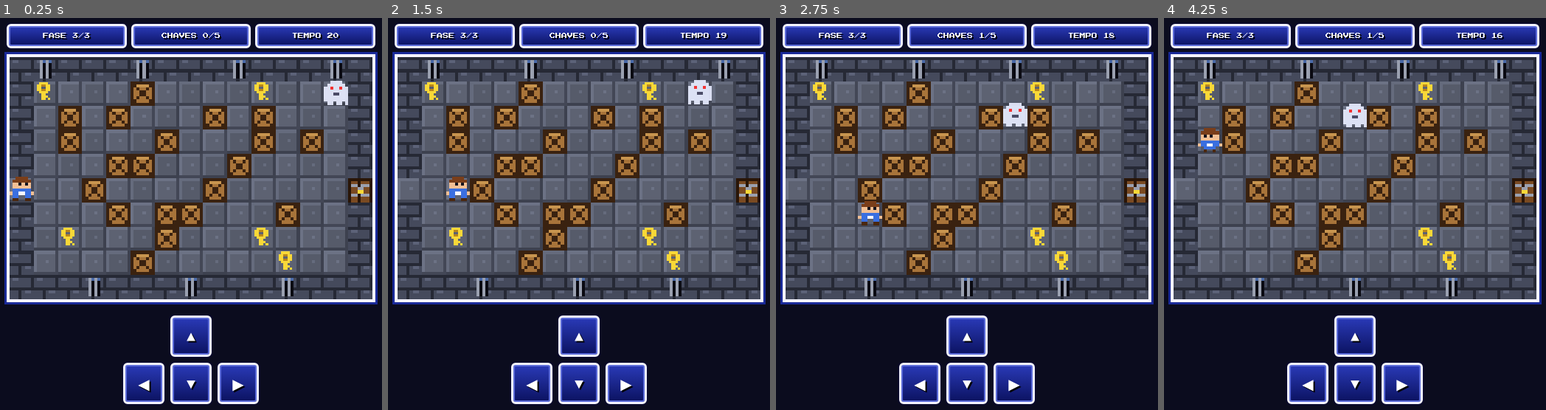
Above: before the commit, frames 1-4 (left to right).
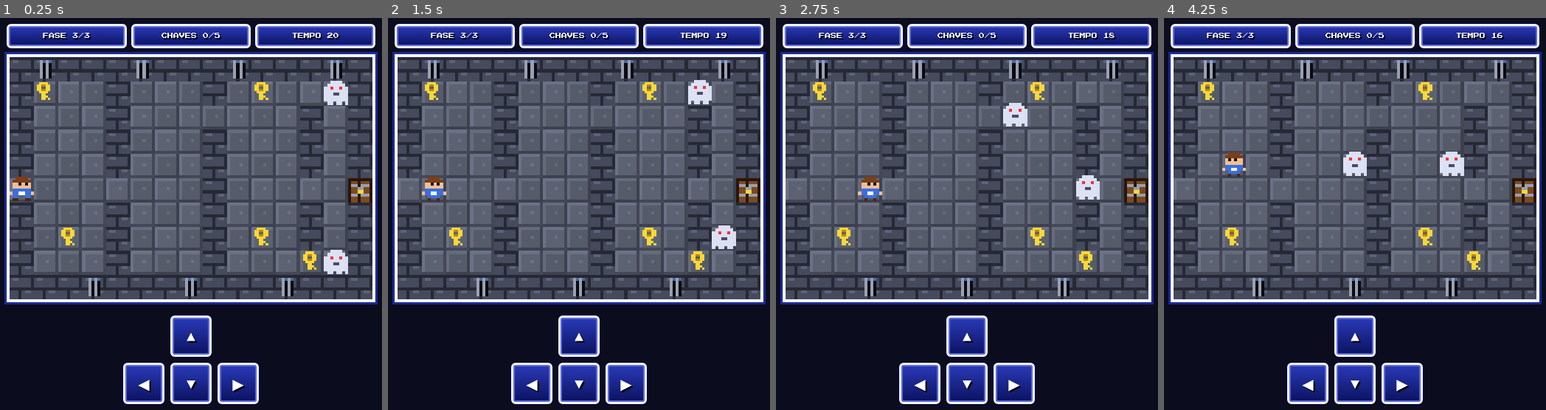
Above: after the commit, the same moments.

Repository: mrmilco07/Projeto-Jogo
Game: browser game, page gameplay3.html
The game is run twice, just before and just after one commit, with the same random seed, the same clock (stepped at 60 frames per second) and the same inputs.
Inputs:
- Up to frame 1 (0.25 s): no input
- Up to frame 2 (1.5 s): hold Right from 1.03 s (still down); tap Space at 1.1 s
- Up to frame 3 (2.75 s): release Right at 1.53 s; hold Down 1.58-1.85 s; tap Space at 1.6, 2.1, 2.6 s; hold Left 1.9-2.47 s; click "▶" at 2.02 s; tap D at 2.52 s; hold Up from 2.52 s (still down)
- Up to frame 4 (4.25 s): release Up at 2.82 s; hold Right 2.87-3.53 s; tap Space at 3.1, 3.6, 4.1 s; tap A at 3.52 s; hold Up 3.58-3.82 s; hold Left from 3.87 s (still down)

The runs differ from the first frame. In frame 1, 11% of the frame differs, in the area x 15-92%, y 16-66%; in frame 2, 11%; in frame 3, 11%; in frame 4, 12%, in the area x 8-85%, y 3-66%.

Commit message:
Add files via upload

Diff:
--- a/gameover.html
+++ b/gameover.html
@@ -1,23 +1,29 @@
 <!DOCTYPE html>
+
 <html lang="pt-BR">
+
 <head>
-<meta charset="utf-8">
-<meta name="viewport" content="width=device-width, initial-scale=1, viewport-fit=cover">
-<title>Game Over</title>
-<link rel="stylesheet" href="https://fonts.googleapis.com/css2?family=Press+Start+2P&display=swap">
-<link rel="stylesheet" href="style.css">
+    <meta charset="utf-8">
+    <meta name="viewport" content="width=device-width, initial-scale=1, viewport-fit=cover">
+    <title>Game Over</title>
+    <link rel="stylesheet" href="https://fonts.googleapis.com/css2?family=Press+Start+2P&display=swap">
+    <link rel="stylesheet" href="style.css">
 </head>
+
 <body>
-<main>
-<h1 class="box">FIM DE JOGO</h1>
-<section class="box panel">
-<h2>GAME OVER</h2>
-<p>A aventura terminou. Tente novamente!</p>
-<nav class="actions" aria-label="Próximas ações">
-<a class="box btn" href="gameplay.html">&gt; TENTAR DE NOVO</a>
-<a class="box btn" href="index.html">&gt; VOLTAR AO TÍTULO</a>
-</nav>
-</section>
-</main>
+
+    <main>
+        <h1 class="box">FIM DE JOGO</h1>
+
+        <section class="box panel">
+            <h2>GAME OVER</h2>
+            <p>A aventura terminou. Tente novamente!</p>
+            <nav class="actions" aria-label="Próximas ações">
+                <a class="box btn" href="gameplay.html">&gt; TENTAR DE NOVO</a>
+                <a class="box btn" href="index.html">&gt; VOLTAR AO TÍTULO</a>
+            </nav>
+        </section>
+
+    </main>
 </body>
 </html>
--- a/gameplay.css
+++ b/gameplay.css
@@ -1,19 +1,134 @@
-:root{--bg:#0b0c1e;--fg:#e8ebff;color-scheme:dark;box-sizing:border-box;padding-top:env(safe-area-inset-top,0px);padding-bottom:env(safe-area-inset-bottom,0px)}
-@media (prefers-color-scheme:dark){:root:not([data-theme="light"]){--bg:#0b0c1e;--fg:#e8ebff;color-scheme:dark}}
-:root[data-theme="dark"]{--bg:#0b0c1e;--fg:#e8ebff;color-scheme:dark}
-html,body{margin:0;background:var(--bg);color:var(--fg);font-family:"Press Start 2P",ui-monospace,Menlo,monospace}
-main{max-width:500px;margin:0 auto;padding:12px}
-.box{background:linear-gradient(#2a3ab8,#0b1260);border:3px solid #f4f4ff;border-radius:6px;box-shadow:0 0 0 2px #0a0a2a,inset 0 0 0 2px #5a6ad8;color:#fff;text-shadow:2px 2px #000;box-sizing:border-box}
-h1{font-size:11px;text-align:center;padding:10px 6px;margin:0 0 8px;line-height:1.5}
-#hud{display:flex;gap:6px;margin-bottom:8px}
-#hud .box{flex:1;text-align:center;padding:8px 2px;font-size:8px;line-height:1.4}
-#ht.low{color:#ff6a6a}
-#wrap{position:relative}
-canvas{width:100%;height:auto;display:block;image-rendering:pixelated;border:4px solid #f4f4ff;box-shadow:0 0 0 3px #1a2a98;box-sizing:border-box;background:#000}
-#controls{display:grid;grid-template-columns:repeat(3,56px);grid-template-rows:repeat(2,56px);justify-content:center;gap:8px;margin:18px auto 8px;touch-action:none}
-#controls button{font:20px "Press Start 2P",ui-monospace,Menlo,monospace;color:#fff;text-shadow:2px 2px #000;background:linear-gradient(#2a3ab8,#0b1260);border:3px solid #f4f4ff;border-radius:6px;box-shadow:0 0 0 2px #0a0a2a,inset 0 0 0 2px #5a6ad8;touch-action:none;user-select:none;-webkit-user-select:none}
-#controls button:active{filter:brightness(1.35);transform:translateY(2px)}
-#controls [data-dir="up"]{grid-column:2;grid-row:1}
-#controls [data-dir="left"]{grid-column:1;grid-row:2}
-#controls [data-dir="down"]{grid-column:2;grid-row:2}
-#controls [data-dir="right"]{grid-column:3;grid-row:2}
+:root{
+    --bg:#0b0c1e;
+    --fg:#e8ebff;
+    color-scheme:dark;
+    box-sizing:border-box;
+    padding-top:env(safe-area-inset-top,0px);
+    padding-bottom:env(safe-area-inset-bottom,0px)
+}
+
+@media (prefers-color-scheme:dark){
+    :root:not([data-theme="light"]){
+        --bg:#0b0c1e;
+        --fg:#e8ebff;
+        color-scheme:dark
+    }
+}
+
+:root[data-theme="dark"]{
+    --bg:#0b0c1e;
+    --fg:#e8ebff;
+    color-scheme:dark
+}
+
+html,body{
+    margin:0;
+    background:var(--bg);
+    color:var(--fg);
+    font-family:"Press Start 2P",ui-monospace,Menlo,monospace
+}
+
+main{
+    max-width:500px;
+    margin:0 auto;
+    padding:12px
+}
+
+.box{
+    background:linear-gradient(#2a3ab8,#0b1260);
+    border:3px solid #f4f4ff;
+    border-radius:6px;
+    box-shadow:0 0 0 2px #0a0a2a,inset 0 0 0 2px #5a6ad8;
+    color:#fff;
+    text-shadow:2px 2px #000;
+    box-sizing:border-box
+}
+
+h1{
+    font-size:11px;
+    text-align:center;
+    padding:10px 6px;
+    margin:0 0 8px;
+    line-height:1.5
+}
+
+#hud{
+    display:flex;
+    gap:6px;
+    margin-bottom:8px
+}
+
+#hud .box{
+    flex:1;
+    text-align:center;
+    padding:8px 2px;
+    font-size:8px;
+    line-height:1.4
+}
+
+#ht.low{
+    color:#ff6a6a
+}
+
+#wrap{
+    position:relative
+}
+
+canvas{
+    width:100%;
+    height:auto;
+    display:block;
+    image-rendering:pixelated;
+    border:4px solid #f4f4ff;
+    box-shadow:0 0 0 3px #1a2a98;
+    box-sizing:border-box;
+    background:#000
+}
+
+#controls{
+    display:grid;
+    grid-template-columns:repeat(3,56px);
+    grid-template-rows:repeat(2,56px);
+    justify-content:center;
+    gap:8px;
+    margin:18px auto 8px;
+    touch-action:none
+}
+
+#controls button{
+    font:20px "Press Start 2P",ui-monospace,Menlo,monospace;
+    color:#fff;
+    text-shadow:2px 2px #000;
+    background:linear-gradient(#2a3ab8,#0b1260);
+    border:3px solid #f4f4ff;
+    border-radius:6px;
+    box-shadow:0 0 0 2px #0a0a2a,inset 0 0 0 2px #5a6ad8;
+    touch-action:none;
+    user-select:none;
+    -webkit-user-select:none
+}
+
+#controls button:active{
+    filter:brightness(1.35);
+    transform:translateY(2px)
+}
+
+#controls [data-dir="up"]{
+    grid-column:2;
+    grid-row:1
+}
+
+#controls [data-dir="left"]{
+    grid-column:1;
+    grid-row:2
+}
+
+#controls [data-dir="down"]{
+    grid-column:2;
+    grid-row:2
+}
+
+#controls [data-dir="right"]{
+    grid-column:3;
+    grid-row:2
+}
--- a/gameplay.html
+++ b/gameplay.html
@@ -1,25 +1,42 @@
 <!DOCTYPE html>
+
 <html lang="pt-BR">
+
 <head>
-<meta charset="utf-8">
-<meta name="viewport" content="width=device-width, initial-scale=1, viewport-fit=cover">
-<title>Fase 1</title>
-<link rel="stylesheet" href="https://fonts.googleapis.com/css2?family=Press+Start+2P&display=swap">
-<link rel="stylesheet" href="gameplay.css">
+
+  <meta charset="utf-8">
+  <meta name="viewport" content="width=device-width, initial-scale=1, viewport-fit=cover">
+
+  <title>Fase 1</title>
+
+  <link rel="stylesheet" href="https://fonts.googleapis.com/css2?family=Press+Start+2P&display=swap">
+  <link rel="stylesheet" href="gameplay.css">
+
 </head>
+
 <body data-phase="1">
-<main>
-<div id="hud"><div class="box" id="hs">FASE 1/3</div><div class="box" id="hk">CHAVES 0/4</div><div class="box" id="ht">TEMPO 20</div></div>
-<div id="wrap">
-<canvas id="c" width="480" height="320"></canvas>
-</div>
-<div id="controls" role="group" aria-label="Controles direcionais">
-<button type="button" data-dir="up" aria-label="Mover para cima">▲</button>
-<button type="button" data-dir="left" aria-label="Mover para a esquerda">◀</button>
-<button type="button" data-dir="down" aria-label="Mover para baixo">▼</button>
-<button type="button" data-dir="right" aria-label="Mover para a direita">▶</button>
-</div>
-</main>
+
+  <main>
+
+    <div id="hud"><div class="box" id="hs">FASE 1/3</div><div class="box" id="hk">CHAVES 0/4</div><div class="box" id="ht">TEMPO 20</div></div>
+
+    <div id="wrap">
+
+      <canvas id="c" width="480" height="320"></canvas>
+
+    </div>
+
+    <div id="controls" role="group" aria-label="Controles direcionais">
+
+      <button type="button" data-dir="up" aria-label="Mover para cima">▲</button>
+      <button type="button" data-dir="left" aria-label="Mover para a esquerda">◀</button>
+      <button type="button" data-dir="down" aria-label="Mover para baixo">▼</button>
+      <button type="button" data-dir="right" aria-label="Mover para a direita">▶</button>
+
+    </div>
+
+  </main>
+
 <script>const T=32,REQUIRED_KEYS=[4,4,5],TOTAL=20;
 const PHASE=Math.max(1,Math.min(3,Number(document.body.dataset.phase)||1));
 const MAPS=[[
@@ -195,7 +212,7 @@
   button.addEventListener('pointercancel',stop);
   button.addEventListener('lostpointercapture',e=>release(direction));
 });
-setInterval(step,110);setInterval(estep,380);
+setInterval(estep,380);
 start();
 requestAnimationFrame(tick);
 </script>
--- a/gameplay2.html
+++ b/gameplay2.html
@@ -195,7 +195,7 @@
   button.addEventListener('pointercancel',stop);
   button.addEventListener('lostpointercapture',e=>release(direction));
 });
-setInterval(step,110);setInterval(estep,380);
+setInterval(estep,380);
 start();
 requestAnimationFrame(tick);
 </script>
--- a/gameplay3.html
+++ b/gameplay3.html
@@ -44,14 +44,14 @@
 "#.....#.......#",
 "###############"],[
 "###############",
-"#1...X....2...#",
-"#.X.X...X.X...#",
-"#.X...X...X.X.#",
-"#...XX...X....#",
-"P..X....X.....D",
-"#...X.XX...X..#",
-"#.3...X...4...#",
-"#....X.....5..#",
+"#1..#...#.2...#",
+"#...#.......#.#",
+"#...#...#...#.#",
+"#...#...#...#.#",
+"P.......#.....D",
+"#...#...#...#.#",
+"#.3.#...#.4.#.#",
+"#...#...#...5.#",
 "###############"]];
 const $=id=>document.getElementById(id),cv=$('c'),g=cv.getContext('2d');
 g.imageSmoothingEnabled=false;
@@ -64,7 +64,6 @@
 const WP={a:'#454a5c',m:'#262935',l:'#5c6278',k:'#0a0a12',u:'#9aa0b0',n:'#4a6aa8'};
 const winPts=[];for(let r=1;r<=6;r++)for(let c=2;c<=5;c++)winPts.push([r,c,(c===2||c===4)?'u':'k']);winPts.push([1,3,'n'],[1,5,'n']);
 const FL=["gggggggd","gffffffd","gffffffd","gfffgffd","gffffffd","gffffffd","gffffffd","dddddddd"];
-const CR=[];for(let r=0;r<8;r++){let s='';for(let c=0;c<8;c++)s+=(r===0||r===7||c===0||c===7||r===c||r+c===7)?'d':(r===1?'l':'o');CR.push(s)}
 function doorRows(open){const a=[];for(let r=0;r<8;r++){let s='';for(let c=0;c<8;c++){let ch;
   if(r===0||c===0||c===7)ch='d';else if(open)ch='L';else ch=(c===3)?'d':(r===2||r===5)?'i':'o';s+=ch}a.push(s)}return a}
 const DP={d:'#2a1608',o:'#7a4a22',i:'#9aa0b0',y:'#f8d838',L:'#fff6b0'};
@@ -75,7 +74,6 @@
 const SP={
   wall:mk(WALL,WP),win:mk(ed(WALL,winPts),WP),
   floorA:mk(FL,{f:'#5d6272',g:'#6c7285',d:'#434756'}),floorB:mk(FL,{f:'#565b6a',g:'#656b7d',d:'#3d414f'}),
-  crate:mk(CR,{d:'#3a2210',o:'#a8743a',l:'#c8954f'}),
   doorC:mk(ed(doorRows(false),[[3,3,'i'],[3,4,'i'],[4,3,'y'],[4,4,'y']]),DP),doorO:mk(doorRows(true),DP),
   key:mk(["..yyyy..",".yyooyy.",".yy..yy.",".yyooyy.","..yyyy..","...yy...","...yyy..","...yy.y."],{y:'#f8d838',o:'#b8861c'}),
   hA:mk(HA,HP),hB:mk(HA.slice(0,6).concat(["..bbbb..","..l..l.."]),HP),
@@ -91,7 +89,8 @@
 function load(i){
   S.i=i;S.keys=0;S.grid=MAPS[i].map(r=>r.split(''));
   for(let y=0;y<10;y++)for(let x=0;x<15;x++)if(S.grid[y][x]==='P'){S.px=x;S.py=y;S.grid[y][x]='.'}
-  const E=[[13,8],[13,1],[13,1]][i];S.ex=E[0];S.ey=E[1];S.eg=performance.now()+1000;
+  S.ghosts=[{x:13,y:1},{x:13,y:8}];
+  S.eg=performance.now()+1000;
 }
 function start(){S.mode='play';S.wf=0;S.face=1;load(PHASE-1);S.t0=performance.now();hud();beep(523,.1);beep(784,.15,'square',.05,.1)}
 function hud(){
@@ -104,24 +103,27 @@
 function caught(){beep(220,.25,'sawtooth');beep(147,.4,'sawtooth',.05,.2);over()}
 function estep(){
   if(S.mode!=='play'||performance.now()<S.eg)return;
-  const k=(x,y)=>y*15+x,q=[[S.ex,S.ey]],prev={};prev[k(S.ex,S.ey)]=null;
-  let found=false;
-  for(let h=0;h<q.length&&!found;h++){
-    const [x,y]=q[h];
-    for(const [dx,dy] of [[0,-1],[0,1],[-1,0],[1,0]]){
-      const nx=x+dx,ny=y+dy;
-      if(nx<0||ny<0||nx>14||ny>9)continue;
-      const c=S.grid[ny][nx];
-      if(c==='#'||c==='X'||c==='D'||(k(nx,ny) in prev))continue;
-      prev[k(nx,ny)]=[x,y];q.push([nx,ny]);
-      if(nx===S.px&&ny===S.py){found=true;break}
+  const k=(x,y)=>y*15+x;
+  for(const ghost of S.ghosts){
+    const q=[[ghost.x,ghost.y]],prev={};prev[k(ghost.x,ghost.y)]=null;
+    let found=false;
+    for(let h=0;h<q.length&&!found;h++){
+      const [x,y]=q[h];
+      for(const [dx,dy] of [[0,-1],[0,1],[-1,0],[1,0]]){
+        const nx=x+dx,ny=y+dy;
+        if(nx<0||ny<0||nx>14||ny>9)continue;
+        const c=S.grid[ny][nx],occupied=S.ghosts.some(other=>other!==ghost&&other.x===nx&&other.y===ny);
+        if(c==='#'||c==='D'||(occupied&&(nx!==S.px||ny!==S.py))||(k(nx,ny) in prev))continue;
+        prev[k(nx,ny)]=[x,y];q.push([nx,ny]);
+        if(nx===S.px&&ny===S.py){found=true;break}
+      }
     }
-  }
-  if(!found)return;
-  let cur=[S.px,S.py],p=prev[k(cur[0],cur[1])];
-  while(prev[k(p[0],p[1])]){cur=p;p=prev[k(p[0],p[1])]}
-  S.ex=cur[0];S.ey=cur[1];
-  if(S.ex===S.px&&S.ey===S.py)caught();
+    if(!found)continue;
+    let cur=[S.px,S.py],p=prev[k(cur[0],cur[1])];
+    while(p&&prev[k(p[0],p[1])]){cur=p;p=prev[k(p[0],p[1])]}
+    ghost.x=cur[0];ghost.y=cur[1];
+    if(ghost.x===S.px&&ghost.y===S.py){caught();return}
+  }
 }
 function step(){
   if(S.mode!=='play'||!held.length)return;
@@ -129,7 +131,7 @@
   if(dx)S.face=dx;
   if(nx<0||ny<0||nx>14||ny>9)return;
   const c=S.grid[ny][nx];
-  if(c==='#'||c==='X')return;
+  if(c==='#')return;
   if(c==='D'){
     if(S.keys<REQUIRED_KEYS[S.i]){beep(150,.15,'square');return}
     if(PHASE<3){location.href='gameplay'+(PHASE+1)+'.html';return}
@@ -139,7 +141,7 @@
     beep(150,.15,'square');return;
   }
   S.px=nx;S.py=ny;S.wf++;
-  if(S.px===S.ex&&S.py===S.ey){caught();return}
+  if(S.ghosts.some(ghost=>S.px===ghost.x&&S.py===ghost.y)){caught();return}
   if(c>='1'&&c<='9'){S.keys++;S.grid[ny][nx]='.';beep(988,.08);beep(1318,.12,'square',.05,.08)}
   hud();
 }
@@ -161,14 +163,15 @@
       g.drawImage(S.keys>=REQUIRED_KEYS[S.i]?SP.doorO:SP.doorC,px,py,T,T);
     }else{
       g.drawImage((x+y)%2?SP.floorA:SP.floorB,px,py,T,T);
-      if(c==='X'){g.drawImage(SP.crate,px,py,T,T)}
-      else if(c>='1'&&c<='9'){
+      if(c>='1'&&c<='9'){
         g.drawImage(SP.key,px+1,py+1,24,24);
       }
     }
   }
   const gy=Math.sin(now/220)*3;
-  g.globalAlpha=.92;spr(fl?SP.gB:SP.gA,S.ex*T,S.ey*T-4+gy,S.px<S.ex);g.globalAlpha=1;
+  g.globalAlpha=.92;
+  S.ghosts.forEach(ghost=>spr(fl?SP.gB:SP.gA,ghost.x*T,ghost.y*T-4+gy,S.px<ghost.x));
+  g.globalAlpha=1;
   spr(S.wf%2?SP.hB:SP.hA,S.px*T,S.py*T-2,S.face<0);
 }
 function tick(){
@@ -195,7 +198,7 @@
   button.addEventListener('pointercancel',stop);
   button.addEventListener('lostpointercapture',e=>release(direction));
 });
-setInterval(step,110);setInterval(estep,380);
+setInterval(estep,380);
 start();
 requestAnimationFrame(tick);
 </script>
--- a/index.html
+++ b/index.html
@@ -9,8 +9,10 @@
 </head>
 <body class="title-page">
 <main>
-<h1 class="box">ESCAPE DA CASA MISTERIOSA</h1>
+<h1 class="box-titulo">ESCAPE DA CASA MISTERIOSA</h1>
 <section class="box panel">
+
+    <img class = image src="captura2.png" alt="Imagem do tutorial mostrando o personagem e o inmigo" width="300">
 <nav class="actions" aria-label="Menu principal">
 <a class="box btn" href="tutorial.html">&gt; COMEÇAR</a>
 <a class="box btn" href="gameplay.html">&gt; IR DIRETO AO JOGO</a>
--- a/style.css
+++ b/style.css
@@ -1,15 +1,116 @@
-:root{--bg:#0b0c1e;--fg:#e8ebff;color-scheme:dark;box-sizing:border-box;padding-top:env(safe-area-inset-top,0px);padding-bottom:env(safe-area-inset-bottom,0px)}
-@media (prefers-color-scheme:dark){:root:not([data-theme="light"]){--bg:#0b0c1e;--fg:#e8ebff;color-scheme:dark}}
-:root[data-theme="dark"]{--bg:#0b0c1e;--fg:#e8ebff;color-scheme:dark}
-html,body{margin:0;min-height:100%;background:var(--bg);color:var(--fg);font-family:"Press Start 2P",ui-monospace,Menlo,monospace}
-main{max-width:500px;margin:0 auto;padding:12px}
-.box{background:linear-gradient(#2a3ab8,#0b1260);border:3px solid #f4f4ff;border-radius:6px;box-shadow:0 0 0 2px #0a0a2a,inset 0 0 0 2px #5a6ad8;color:#fff;text-shadow:2px 2px #000;box-sizing:border-box}
-h1{font-size:11px;text-align:center;padding:12px 8px;margin:0 0 12px;line-height:1.7}
-.panel{padding:16px 12px;text-align:center}
-.panel h2{font-size:10px;line-height:1.8;color:#ffe060;margin:0 0 14px}
-.panel p{font-size:8px;line-height:2.1;margin:0 0 16px}
-.actions{display:grid;gap:10px;margin-top:16px}
-.btn{display:block;padding:12px 8px;font-family:inherit;font-size:9px;line-height:1.8;text-align:center;text-decoration:none;cursor:pointer}
-a.box{font-family:inherit;font-size:9px;line-height:1.8}
-a.box:hover,a.box:focus-visible{filter:brightness(1.25);outline:2px solid #ffe060;outline-offset:3px}
-.note{font-size:7px;line-height:2;margin-top:14px}
+:root{
+    --bg:#0b0c1e;
+    --fg:#e8ebff;
+    color-scheme:dark;
+    box-sizing:border-box;
+    padding-top:env(safe-area-inset-top,0px);
+    padding-bottom:env(safe-area-inset-bottom,0px)
+}
+
+@media (prefers-color-scheme:dark){
+    :root:not([data-theme="light"]){--bg:#0b0c1e;--fg:#e8ebff;color-scheme:dark}
+}
+
+:root[data-theme="dark"]{
+        --bg:#0b0c1e;--fg:#e8ebff;color-scheme:dark
+    }
+
+html,body{
+    margin:0;
+    min-height:100%;
+    background:var(--bg);
+    color:var(--fg);
+    font-family:"Press Start 2P",ui-monospace,Menlo,monospace
+}
+
+main{
+    max-width:500px;
+    margin:0 auto;
+    padding:12px
+}
+
+.box{
+    background:linear-gradient(#2a3ab8,#0b1260);
+    border:3px solid #f4f4ff;
+    border-radius:6px
+    ;box-shadow:0 0 0 2px #0a0a2a,inset 0 0 0 2px #5a6ad8;
+    color:#fff;
+    text-shadow:2px 2px #000;
+    box-sizing:border-box
+}
+
+.box-titulo{
+    background:linear-gradient(#2a3ab8,#0b1260);
+    border:3px solid #f4f4ff;
+    border-radius:6px
+    ;box-shadow:0 0 0 2px #0a0a2a,inset 0 0 0 2px #5a6ad8;
+    color:#ffe060;
+    font-size: 14px;
+    text-shadow:2px 2px #000;
+    box-sizing:border-box
+}
+
+h1{
+    font-size:11px;
+    text-align:center;
+    padding:12px 8px;
+    margin:0 0 12px;
+    line-height:1.7
+}
+
+.panel {
+    padding:16px 12px;
+    text-align:center
+}
+
+.panel h2{
+    font-size:10px;
+    line-height:1.8;
+    color:#ffe060;
+    margin:0 0 14px
+}
+
+.panel p{
+    font-size:8px;
+    line-height:2.1;
+    margin:0 0 16px}
+
+.actions{
+    display:grid;
+    gap:10px;
+    margin-top:16px
+}
+
+.btn{
+    display:block;
+    padding:12px 8px;
+    font-family:inherit;
+    font-size:9px;
+    line-height:1.8;
+    text-align:center;
+    text-decoration:none;
+    cursor:pointer
+}
+
+a.box{
+    font-family:inherit;
+    font-size:9px;
+    line-height:1.8
+}
+
+a.box:hover,a.box:focus-visible{
+    filter:brightness(1.25);
+    outline:2px solid #ffe060;
+    outline-offset:3px}
+
+.note{
+    font-size:7px;
+    line-height:2;
+    margin-top:14px
+}
+
+.image{
+    margin: 25px;
+    border: 3px solid #f4f4ff;
+    box-shadow: 10px 10px 10px rgba(0, 0, 0, 0.5);
+}
--- a/tutorial.html
+++ b/tutorial.html
@@ -1,24 +1,32 @@
 <!DOCTYPE html>
 <html lang="pt-BR">
+
 <head>
-<meta charset="utf-8">
-<meta name="viewport" content="width=device-width, initial-scale=1, viewport-fit=cover">
-<title>Tutorial</title>
-<link rel="stylesheet" href="https://fonts.googleapis.com/css2?family=Press+Start+2P&display=swap">
-<link rel="stylesheet" href="style.css">
+    <meta charset="utf-8">
+    <meta name="viewport" content="width=device-width, initial-scale=1, viewport-fit=cover">
+    <title>Tutorial</title>
+    <link rel="stylesheet" href="https://fonts.googleapis.com/css2?family=Press+Start+2P&display=swap">
+    <link rel="stylesheet" href="style.css">
 </head>
+
 <body>
-<main>
-<h1 class="box">TUTORIAL</h1>
-<section class="box panel">
-<h2>SUA MISSÃO</h2>
-<p>Um aventureiro foi levado a uma prissão onde os fantasmas preparam-se para ataca-lo. No entanto, ele descobre que tem chaves espalhadas pelas habitações. Ajuda ele a pegar todas essas chaves, esquivar o fantasmas e sair daquela prissão!</p>
-<p class="note">Use as setas do teclado ou WASD para se mover. No celular, use os controles direcionais. Colete todas as chaves e chegue à porta em até 20 segundos para avançar. Cada fase começa do zero.</p>
-<nav class="actions" aria-label="Navegação do tutorial">
-<a class="box btn" href="gameplay.html">&gt; JOGAR</a>
-<a class="box btn" href="index.html">&gt; VOLTAR AO TÍTULO</a>
-</nav>
-</section>
-</main>
+    <main>
+        <h1 class="box">TUTORIAL</h1>
+        <section class="box panel">
+            <h2>SUA MISSÃO</h2>
+
+            <p>Um aventureiro foi levado a uma prissão onde os fantasmas preparam-se para ataca-lo. No entanto, ele descobre que tem chaves espalhadas pelas habitações. Ajuda ele a pegar todas essas chaves, esquivar o fantasmas e sair daquela prissão!</p>
+
+            <img class = image src="captura.png" alt="Imagem do tutorial mostrando o personagem e o inmigo" width="300">
+
+            <p class="note">Use as setas do teclado ou WASD para se mover. No celular, use os controles direcionais. Colete todas as chaves e chegue à porta para avançar, antes do tempo acabar!. Cada fase começa do zero.</p>
+
+            <nav class="actions" aria-label="Navegação do tutorial">
+                <a class="box btn" href="gameplay.html">&gt; JOGAR</a>
+                <a class="box btn" href="index.html">&gt; VOLTAR AO TÍTULO</a>
+            </nav>
+        </section>
+    </main>
 </body>
+
 </html>
--- a/victory.html
+++ b/victory.html
@@ -1,23 +1,31 @@
 <!DOCTYPE html>
+
 <html lang="pt-BR">
+
 <head>
-<meta charset="utf-8">
-<meta name="viewport" content="width=device-width, initial-scale=1, viewport-fit=cover">
-<title>Vitória</title>
-<link rel="stylesheet" href="https://fonts.googleapis.com/css2?family=Press+Start+2P&display=swap">
-<link rel="stylesheet" href="style.css">
+
+    <meta charset="utf-8">
+    <meta name="viewport" content="width=device-width, initial-scale=1, viewport-fit=cover">
+    <title>Vitória</title>
+    <link rel="stylesheet" href="https://fonts.googleapis.com/css2?family=Press+Start+2P&display=swap">
+    <link rel="stylesheet" href="style.css">
+
 </head>
+
 <body>
-<main>
-<h1 class="box">FIM DE JOGO</h1>
-<section class="box panel">
-<h2>VOCÊ ESCAPOU!</h2>
-<p>A porta se abriu! Você está livre!</p>
-<nav class="actions" aria-label="Próximas ações">
-<a class="box btn" href="gameplay.html">&gt; JOGAR DE NOVO</a>
-<a class="box btn" href="index.html">&gt; VOLTAR AO TÍTULO</a>
-</nav>
-</section>
-</main>
+
+    <main>
+        <h1 class="box">FIM DE JOGO</h1>
+
+        <section class="box panel">
+            <h2>VOCÊ ESCAPOU!</h2>
+            <p>A porta se abriu! Você está livre!</p>
+
+            <nav class="actions" aria-label="Próximas ações">
+                <a class="box btn" href="gameplay.html">&gt; JOGAR DE NOVO</a>
+                <a class="box btn" href="index.html">&gt; VOLTAR AO TÍTULO</a>
+            </nav>
+        </section>
+    </main>
 </body>
 </html>
Binary file added: captura.png
Binary file added: captura2.png
